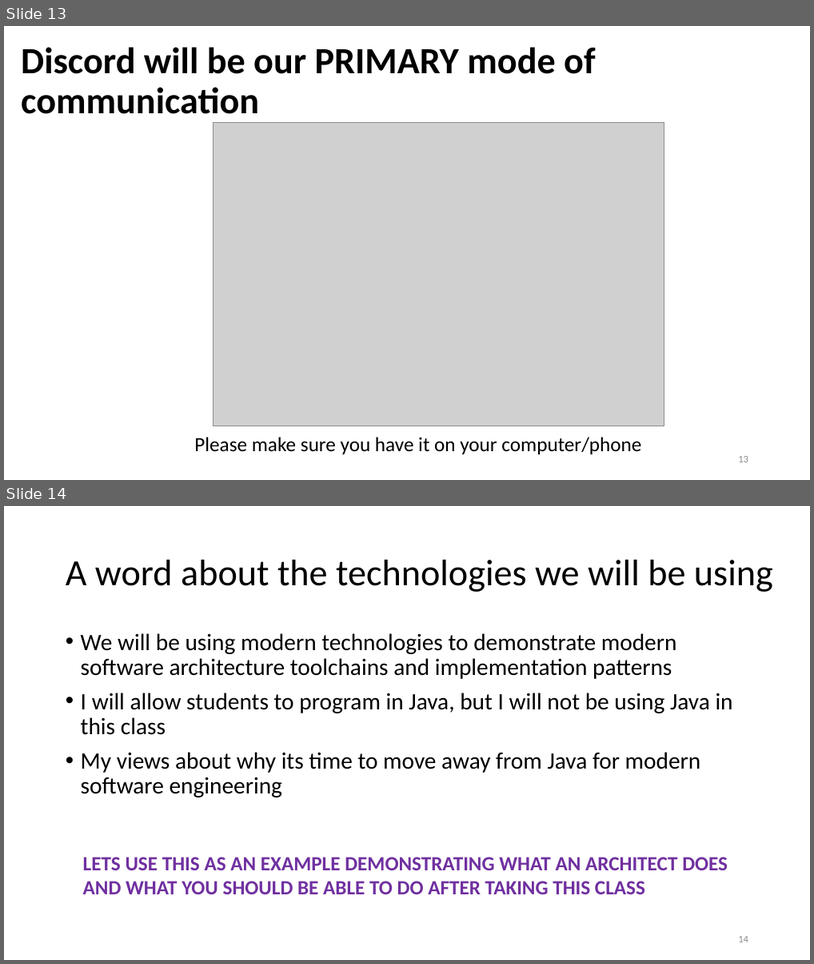
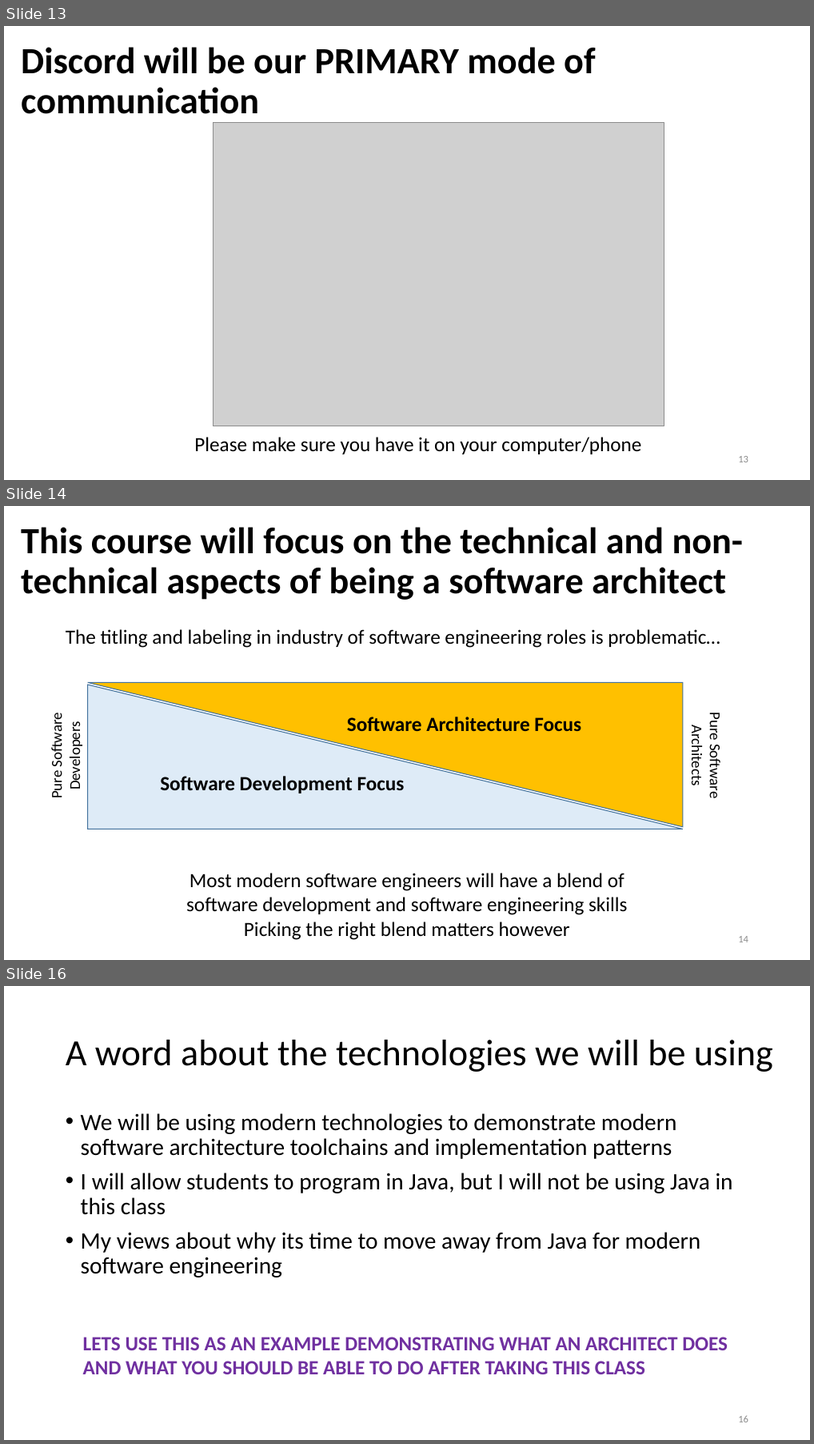
Before and after one commit to ArchitectingSoftware/SE577-SoftwareArchitecture, a slide deck: lectures/Week 1 - Course Overview.pptx. Shown one above the other, each under a label of ours: slides 13 and 14 before the commit, slides 13, 14 and 16 after it; the slides between them are not shown. The pictures are 814x964 and 814x1444 pixels, drawn with LibreOffice and Linux fonts; fonts in the diff are those of the drawing; grey boxes stand for pictures. Boxes give left, top, right and bottom in pixels: in the first picture for what was removed or moved away, otherwise in the second. Text is boxed around its words. In the diff, an @@ line names an element or a change of style, - is before the commit and + after.

```diff
--- a/lectures/Week 1 - Course Overview.pptx
+++ b/lectures/Week 1 - Course Overview.pptx
@@ slide 14 added at (4, 506, 810, 960), background #FFFFFF @@
@@ title added at (21, 527, 743, 600), 44 pt, text #000000, bold @@
+This course will focus on the technical and non-technical aspects of being a software architect
@@ text added at (66, 629, 720, 648), 24 pt, text #000000 @@
+The titling and labeling in industry of software engineering roles is problematic…
@@ right triangle added at (88, 684, 683, 829), fill #DEEBF7, outline #43739E 1 pt @@
@@ right triangle added at (88, 683, 683, 828), fill #FFC000, outline #43739E 1 pt @@
@@ text added at (47, 717, 84, 797), 18 pt, text #000000 @@
+Pure Software Developers
@@ text added at (347, 716, 582, 732), 24 pt, text #000000, bold @@
+Software Architecture Focus
@@ text added at (688, 714, 725, 796), 18 pt, text #000000 @@
+Pure Software Architects
@@ text added at (160, 776, 405, 793), 24 pt, text #000000, bold @@
+Software Development Focus
@@ text added at (186, 872, 627, 940), 24 pt, text #000000 @@
+Most modern software engineers will have a blend of
+software development and software engineering skills
+Picking the right blend matters however
@@ page number added at (738, 936, 749, 942), 12 pt, text #8C8C8C @@
+14
@@ what was slide 14 is now slide 16 @@
@@ page number at (738, 1415, 749, 1422): text changed @@
-14
+16
```
Also in this commit, not shown: 1 other slide added, 2 other files.
